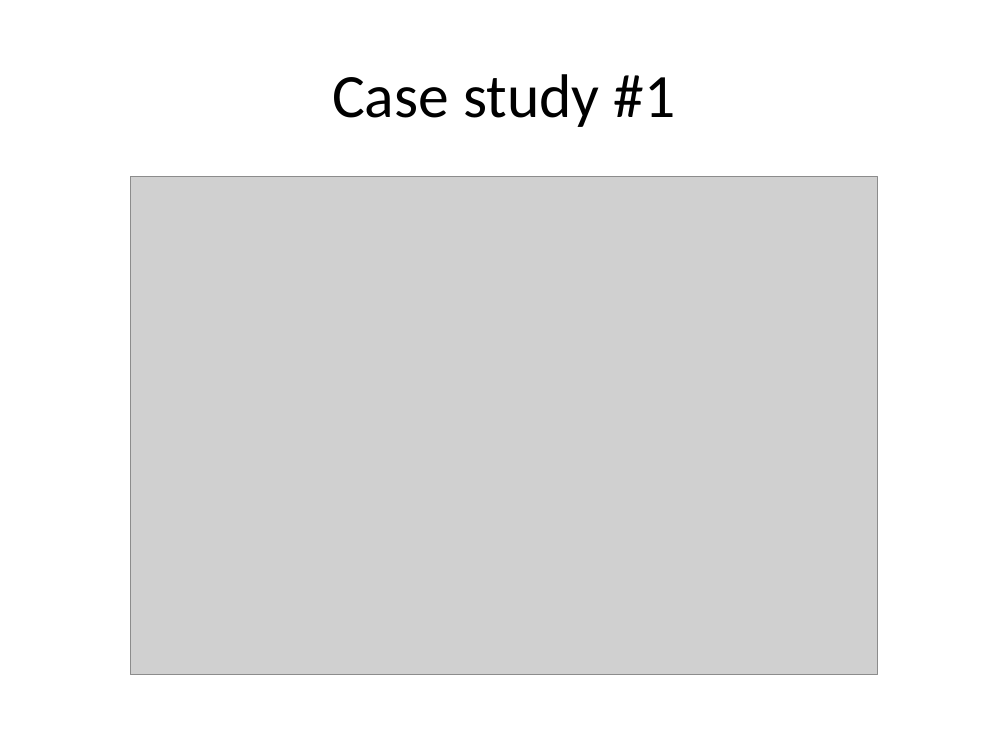
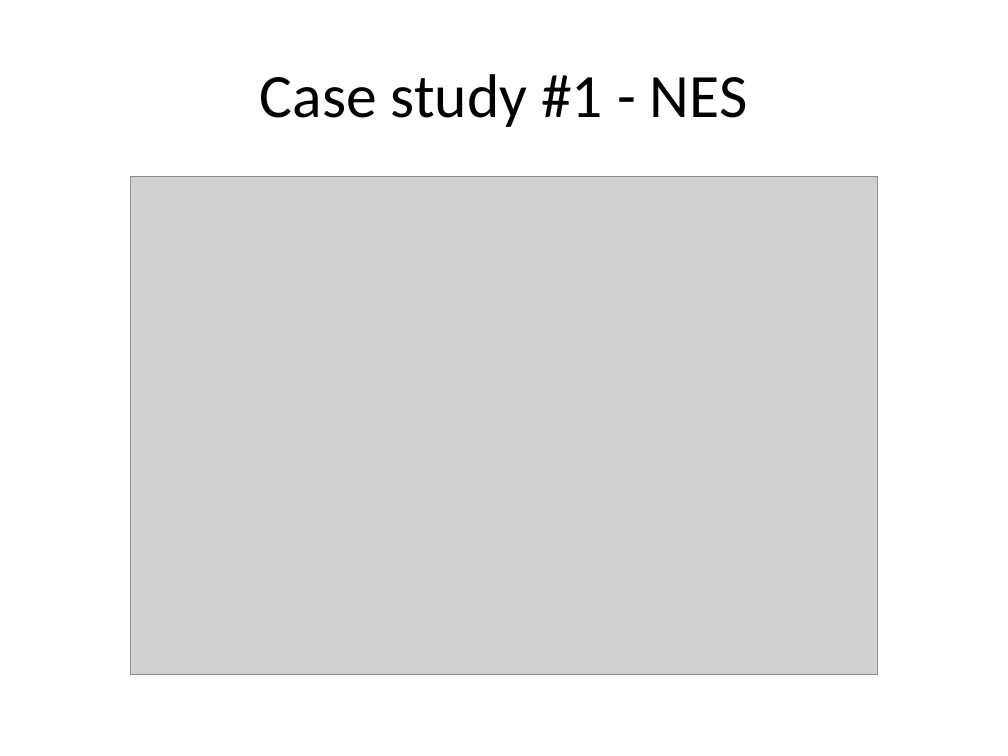
Before and after one commit to pmean/reliability-and-validity, a slide deck: slide 4 of src/rav.pptx. Drawn at 1008x756 pixels with LibreOffice and Linux fonts; fonts in the diff are those of the drawing; grey boxes stand for pictures. Boxes give left, top, right and bottom in pixels: in the first picture for what was removed or moved away, otherwise in the second. Text is boxed around its words. In the diff, an @@ line names an element or a change of style, - is before the commit and + after.

```diff
--- a/src/rav.pptx
+++ b/src/rav.pptx
@@ title at bbox=[260, 74, 747, 127]: text changed @@
-Case study #1
+Case study #1 - NES
```
Also in this commit, not shown: 5 other slides changed, 1 slide added, 3 slides removed, 1 other file.
